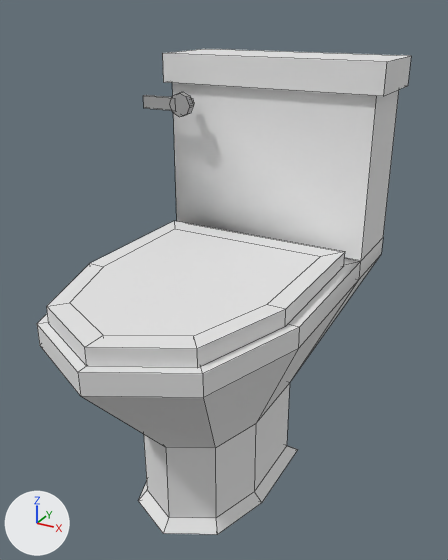
A saved change to the FBX model Assets/Models/Toilet.fbx.
Rendered twice from a camera (50 mm lens) standing at (2.44, -5.73, 1.87) and looking at (0.06, -1.4, -0.3). Arrows for +X, +Y and +Z are at lower left; the lights stay in place. Mesh edges are drawn as thin lines. Where no turn or scale is listed for an object, it has been applied to the vertices.

Names of what the first picture shows: 'Toilet', 'Toilet.001', 'Toilet.002', 'Toilet.003'.
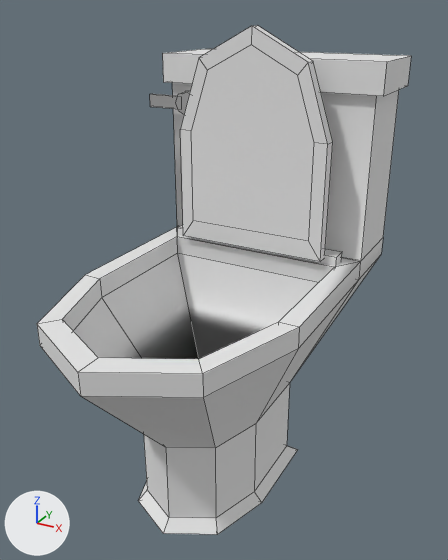
The newer file is also turned or shifted as a whole; pictures and numbers use the older file's frame.

What differs and where, as boxes (x1, y1, x2, y2) in the pictures (448 x 560 px):
'Toilet.001', moved, rescaled, turned
    before: (47, 221, 345, 367)
    after: (180, 25, 333, 262)
'Toilet.003', moved
    before: (143, 92, 194, 117)
    after: (150, 91, 190, 114)

What changed in the scene script:
```text
Change ob_toilet_003:
    ob_toilet_003.location: (-0.765, -0.575, 1.043) -> (-0.765, -0.467, 1.043)
Change ob_toilet_001:
    ob_toilet_001.rotation_euler: (1.571, 0.0, 0.0) -> (0.0, 0.0, 0.0)  # degrees (90, 0, 0) -> degrees (0, 0, 0)
    ob_toilet_001.location: (-0.008, -0.7, -0.2) -> (-0.008, -0.755, -0.2)
    ob_toilet_001.scale: (1.0, 1.0, 1.0) -> (0.797, 0.797, 0.797)
```
